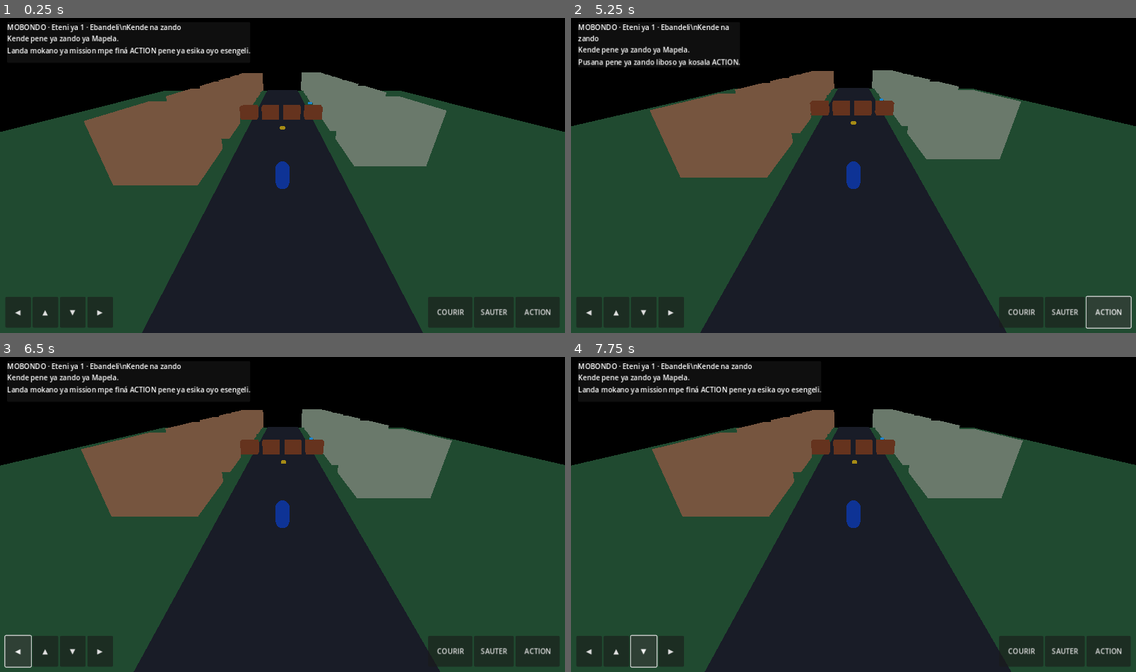
Above: before the commit, frames 1-4 (two rows, left to right).
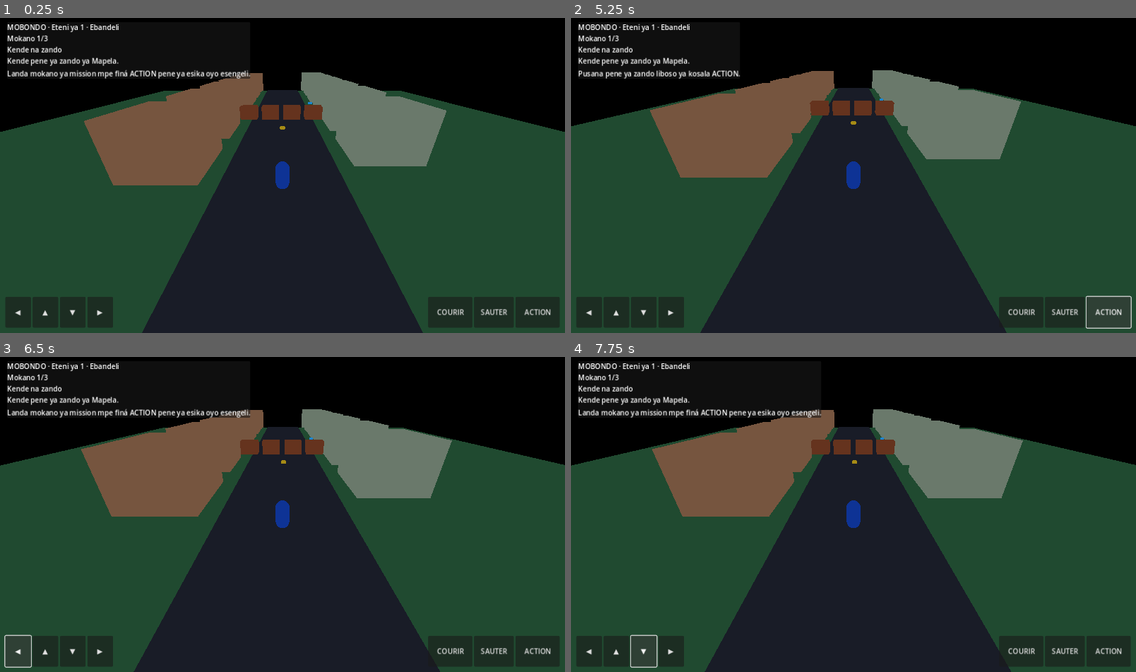
Above: after the commit, the same moments.

Repository: benimandala210-sudo/MOBONDO
Game: Godot game, scene res://scenes/main.tscn
Same seed, same stepped clock (60 frames per second), same inputs: the game is played once before the commit and once after it.
Inputs:
- Up to frame 1 (0.25 s): no input
- Up to frame 2 (5.25 s): click "◀" at 0.5 s; click "▲" at 1.25 s; click "▼" at 2 s; click "▶" at 2.75 s; click "COURIR" at 3.5 s; click "SAUTER" at 4.25 s; click "ACTION" at 5 s
- Up to frame 3 (6.5 s): click "◀" at 5.75 s
- Up to frame 4 (7.75 s): click "▲" at 6.5 s; click "▼" at 7.25 s

The runs differ from the first frame. In frame 1, 1.8% of the frame differs, in the area x 1-45%, y 2-20%; in frame 2, 1.2%; in frame 3, 1.8%; in frame 4, 1.8%.

Commit message:
Display mission objective counter in Lingala

Diff:
--- a/scripts/main.gd
+++ b/scripts/main.gd
@@ -200,12 +200,13 @@
         mission_manager.get_mission_title(),
         mission_manager.get_objective_text(),
         mission_manager.get_current_objective_id(),
-        0,
-        0
+        mission_manager.get_current_objective_index(),
+        mission_manager.get_current_objective_total()
     )
 
-func _on_mission_updated(title: String, objective: String, objective_id: String, _index: int, _total: int) -> void:
-    mission_label.text = title + "\\n" + objective
+func _on_mission_updated(title: String, objective: String, objective_id: String, index: int, total: int) -> void:
+    var progress := "" if total == 0 else "\nMokano %d/%d" % [index, total]
+    mission_label.text = title + progress + "\n" + objective
     if is_instance_valid(parcel):
         parcel.visible = objective_id == "collect_parcel"
 
